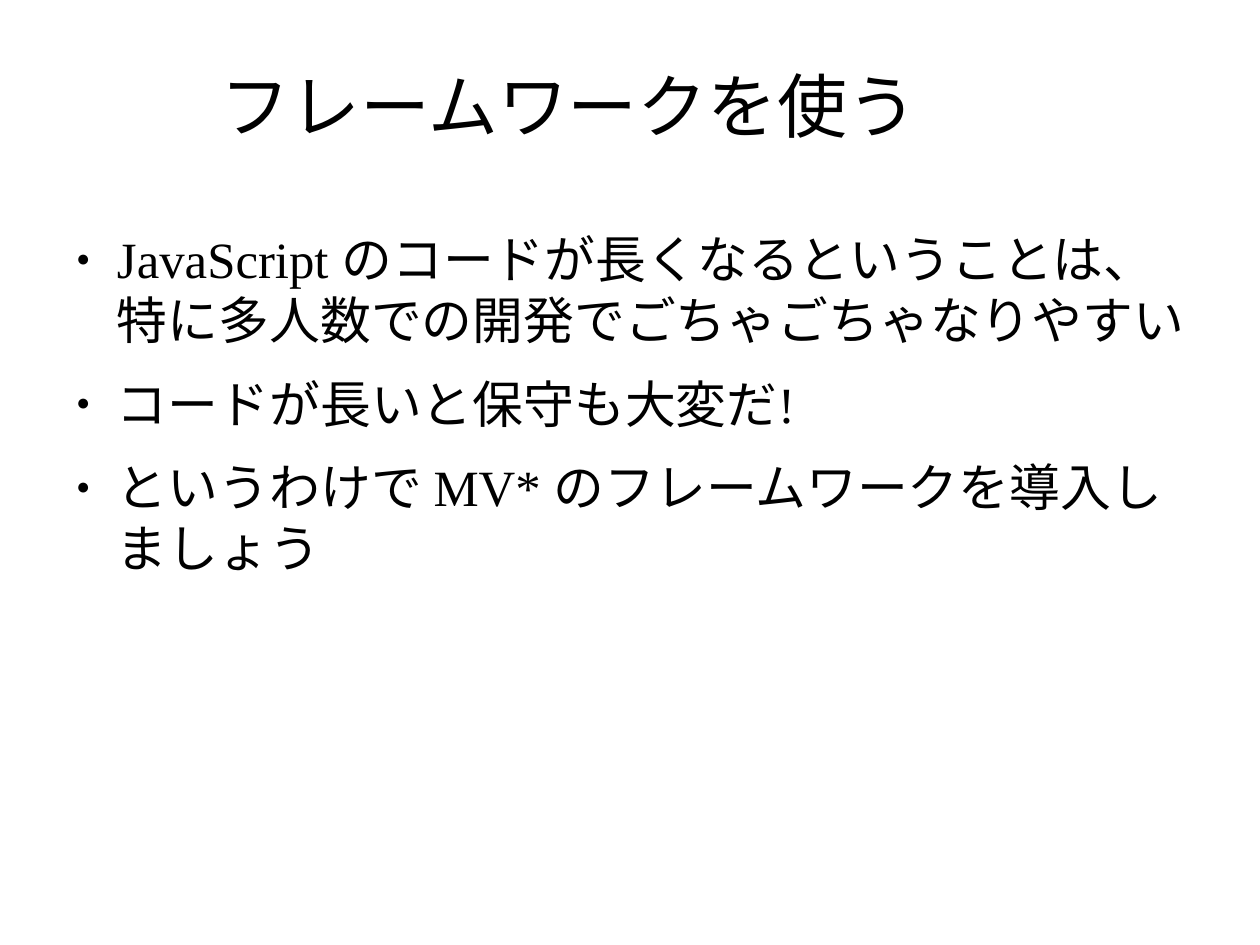
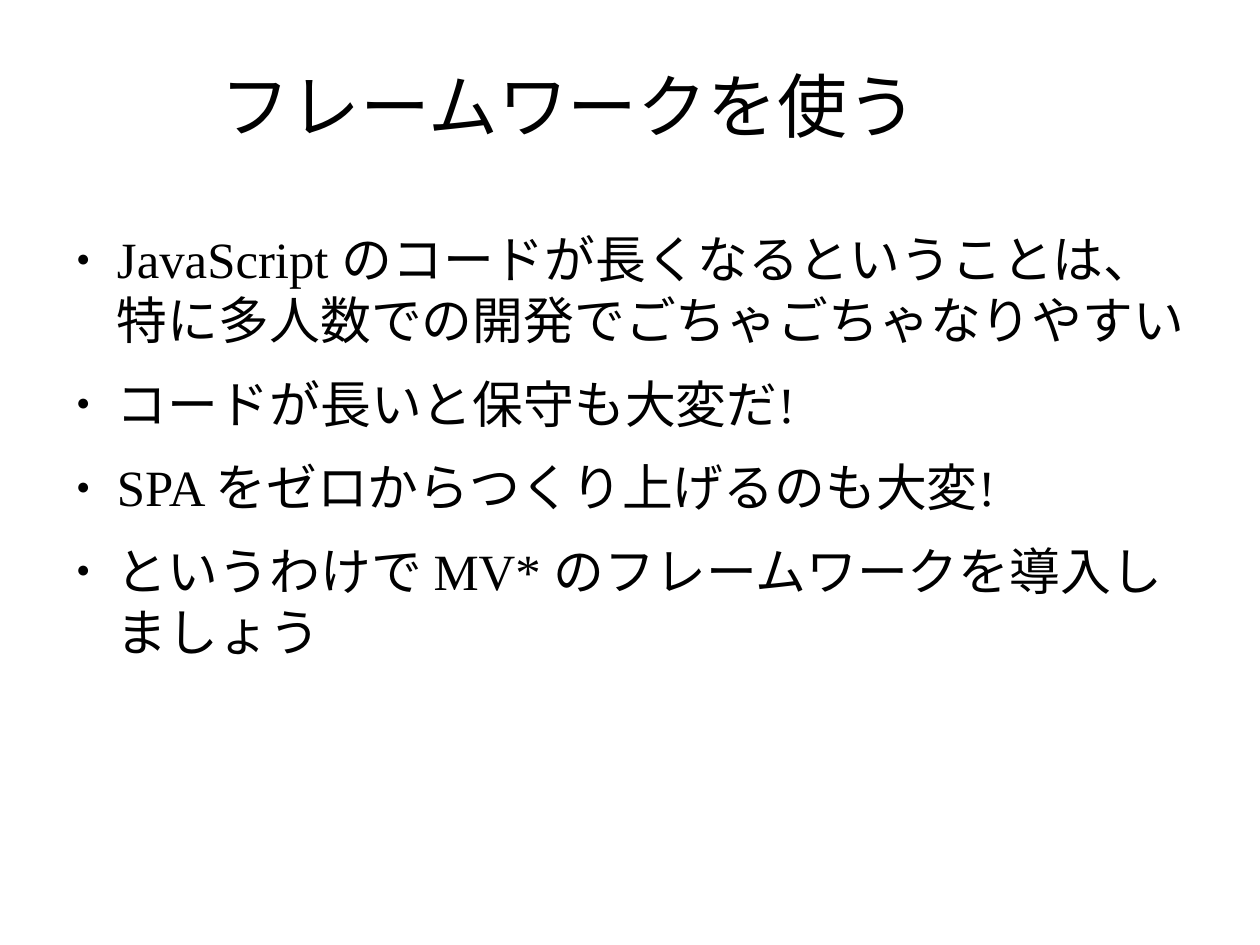
Before and after one commit to masakura/slides, a slide deck: slide 16 of html5jk#1/slide2.odp (slide 6 before the commit). Drawn at 1260x945 pixels with LibreOffice and Linux fonts; fonts in the diff are those of the drawing; background and template pictures are left out. Boxes give left, top, right and bottom in pixels: in the first picture for what was removed or moved away, otherwise in the second. Text is boxed around its words. In the diff, an @@ line names an element or a change of style, - is before the commit and + after.

```diff
--- a/html5jk#1/slide2.odp
+++ b/html5jk#1/slide2.odp
@@ text at (x1=117, y1=463, x2=996, y2=510): paragraph added @@
+● SPA をゼロからつくり上げるのも大変!
```
Also in this commit, not shown: 4 other slides changed, 10 slides added.
